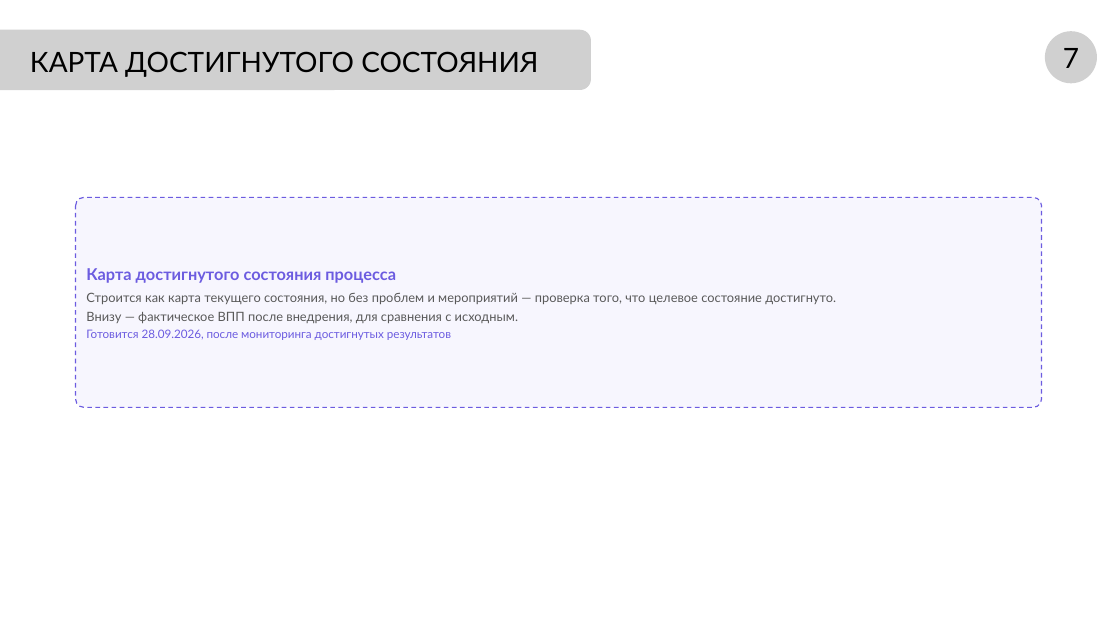
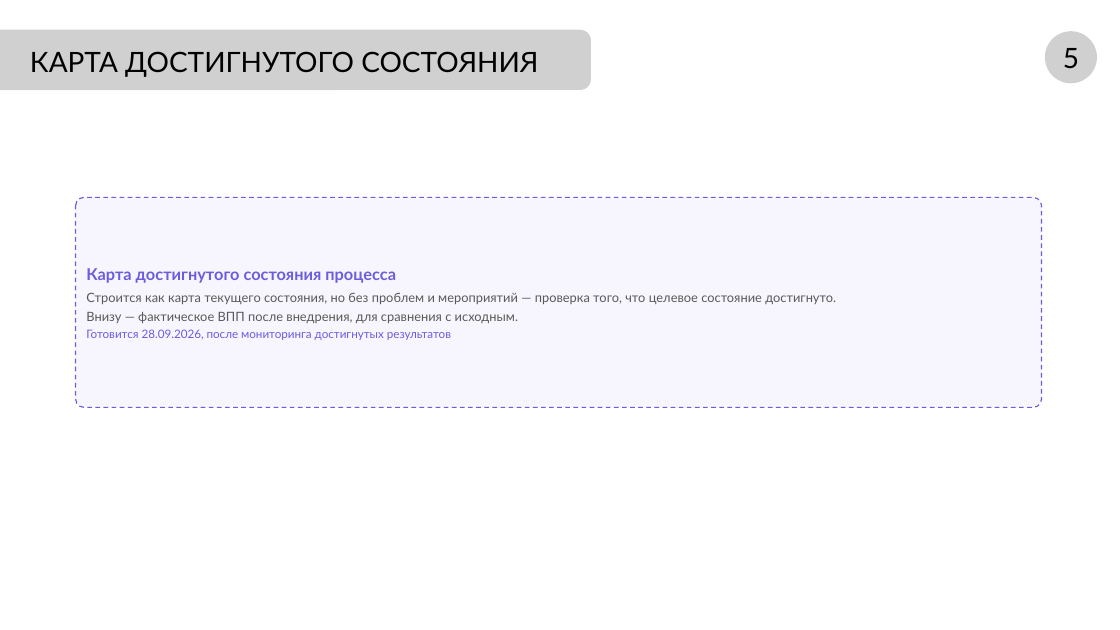
Before and after one commit to NiceGenn/Team-28-progress, a slide deck: slide 9 of файлы/prezentaciya-chernovik.pptx (slide 8 before the commit). Drawn at 1120x630 pixels with LibreOffice and Linux fonts; fonts in the diff are those of the drawing; grey boxes stand for pictures. Boxes give left, top, right and bottom in pixels: in the first picture for what was removed or moved away, otherwise in the second. Text is boxed around its words. In the diff, an @@ line names an element or a change of style, - is before the commit and + after.

```diff
--- a/файлы/prezentaciya-chernovik.pptx
+++ b/файлы/prezentaciya-chernovik.pptx
@@ text at (1063, 48, 1079, 68): text changed @@
-7
+5
```
Also in this commit, not shown: 5 other slides changed, 1 slide added, 1 slide removed, 12 other files.
